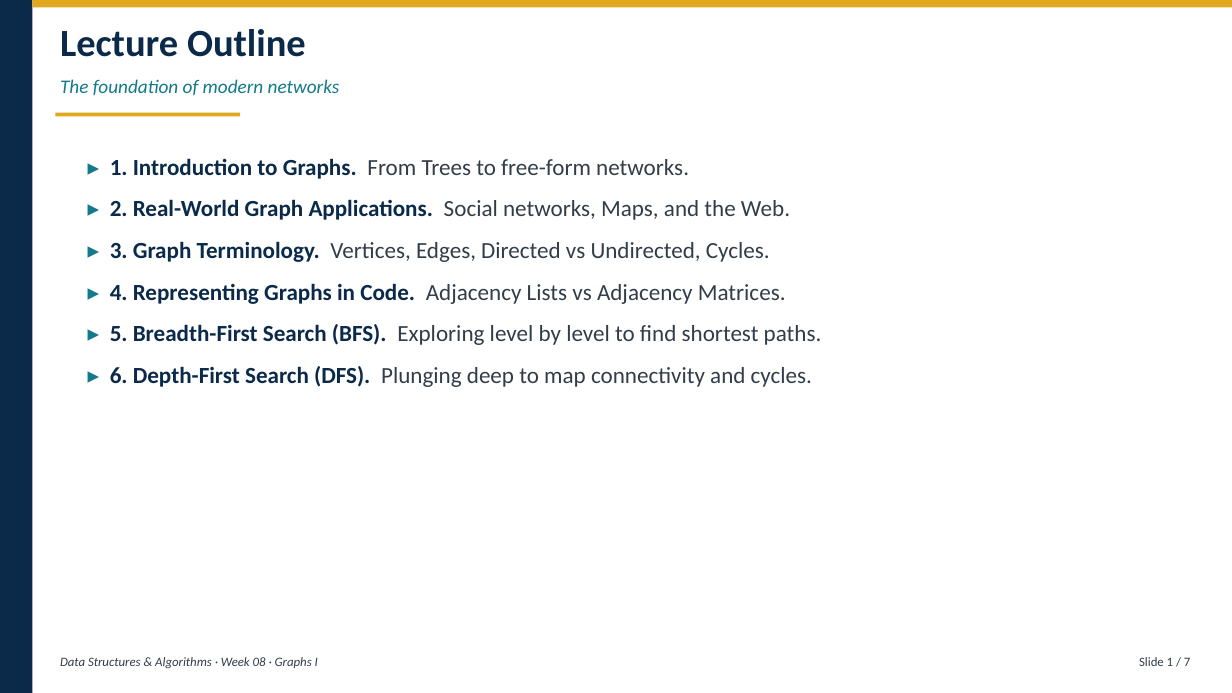
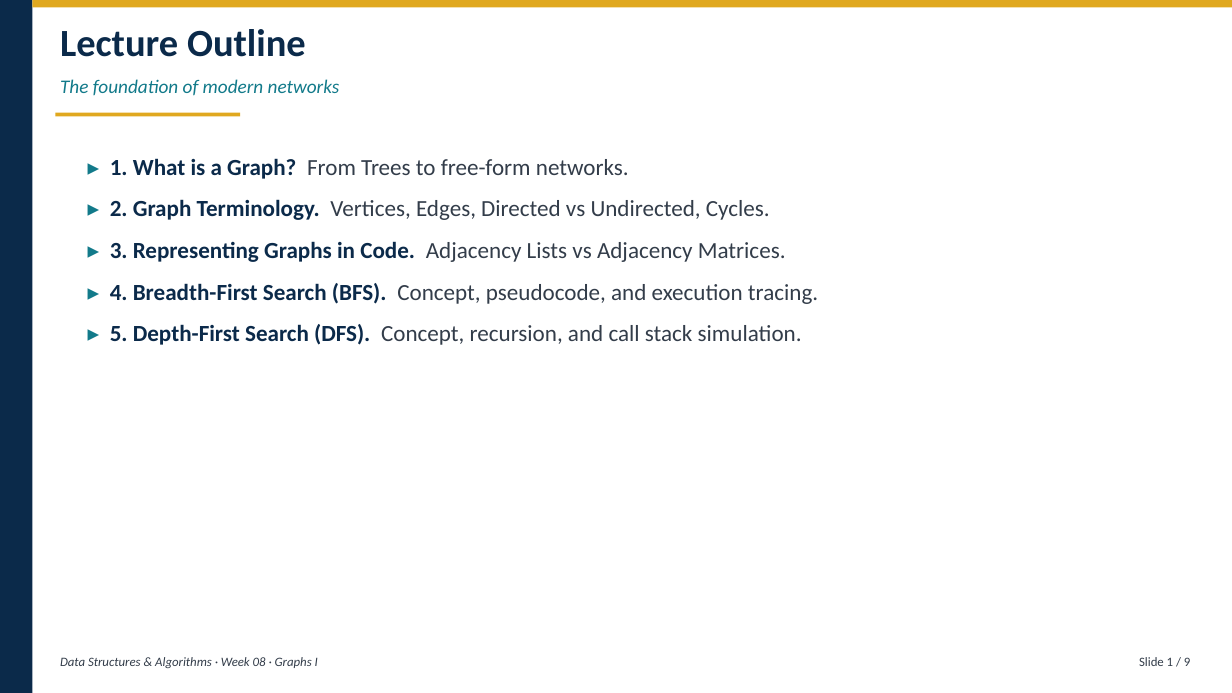
Before and after one commit to silsgah/ATU_DSA, a slide deck: slide 2 of week_08_graphs1/graphs1.pptx. Drawn at 1232x693 pixels with LibreOffice and Linux fonts; fonts in the diff are those of the drawing. Boxes give left, top, right and bottom in pixels: in the first picture for what was removed or moved away, otherwise in the second. Text is boxed around its words. In the diff, an @@ line names an element or a change of style, - is before the commit and + after.

```diff
--- a/week_08_graphs1/graphs1.pptx
+++ b/week_08_graphs1/graphs1.pptx
@@ text at (110, 158, 818, 345): text changed @@
-▸ 1. Introduction to Graphs. From Trees to free-form networks.
-▸ 2. Real-World Graph Applications. Social networks, Maps, and the Web.
-▸ 3. Graph Terminology. Vertices, Edges, Directed vs Undirected, Cycles.
-▸ 4. Representing Graphs in Code. Adjacency Lists vs Adjacency Matrices.
-▸ 5. Breadth-First Search (BFS). Exploring level by level to find shortest paths.
-▸ 6. Depth-First Search (DFS). Plunging deep to map connectivity and cycles.
+▸ 1. What is a Graph? From Trees to free-form networks.
+▸ 2. Graph Terminology. Vertices, Edges, Directed vs Undirected, Cycles.
+▸ 3. Representing Graphs in Code. Adjacency Lists vs Adjacency Matrices.
+▸ 4. Breadth-First Search (BFS). Concept, pseudocode, and execution tracing.
+▸ 5. Depth-First Search (DFS). Concept, recursion, and call stack simulation.
@@ text at (1139, 657, 1190, 666): text changed @@
-Slide 1 / 7
+Slide 1 / 9
```
Also in this commit, not shown: 4 other slides changed, 4 slides added, 2 slides removed, 32 other files.
